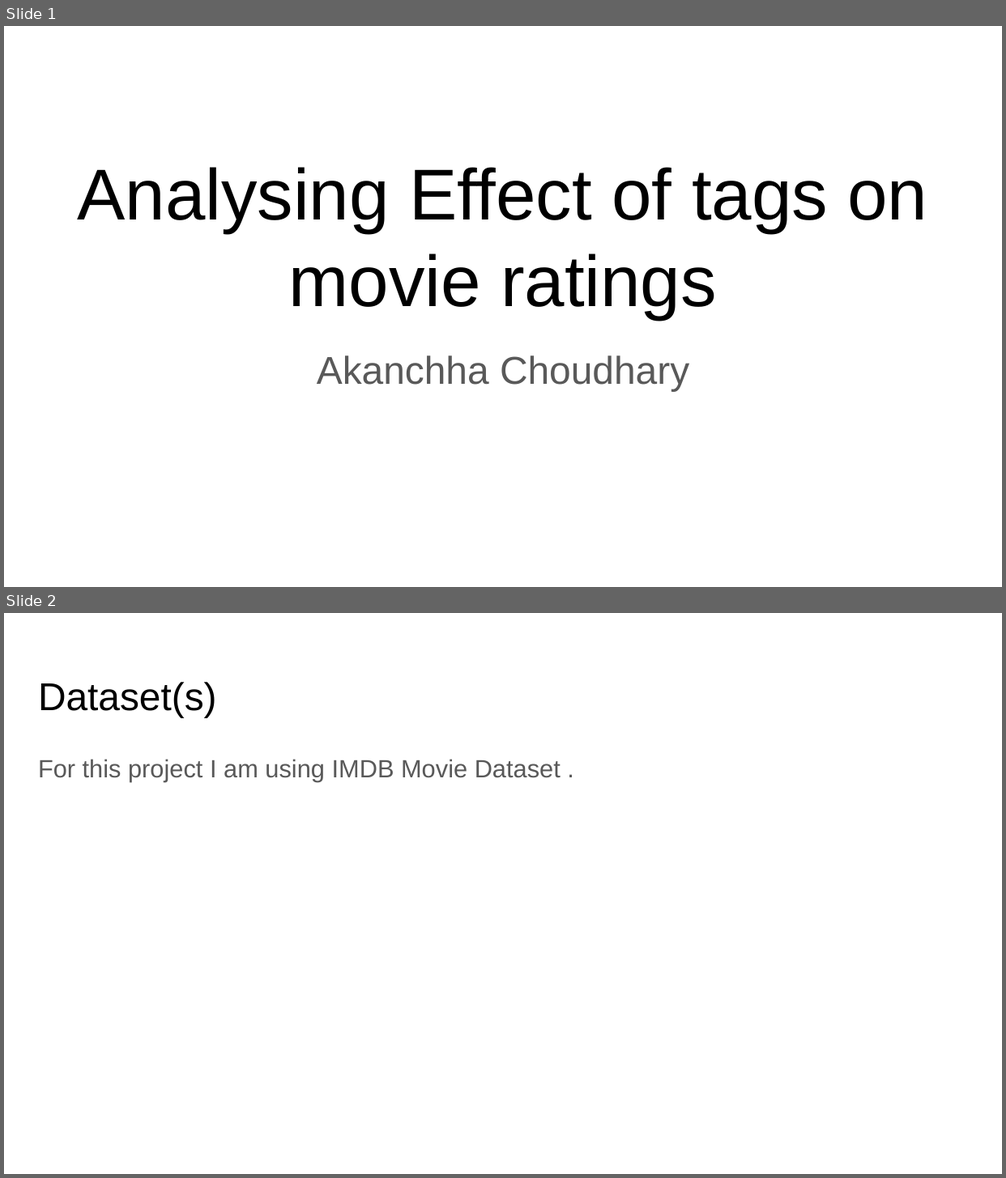
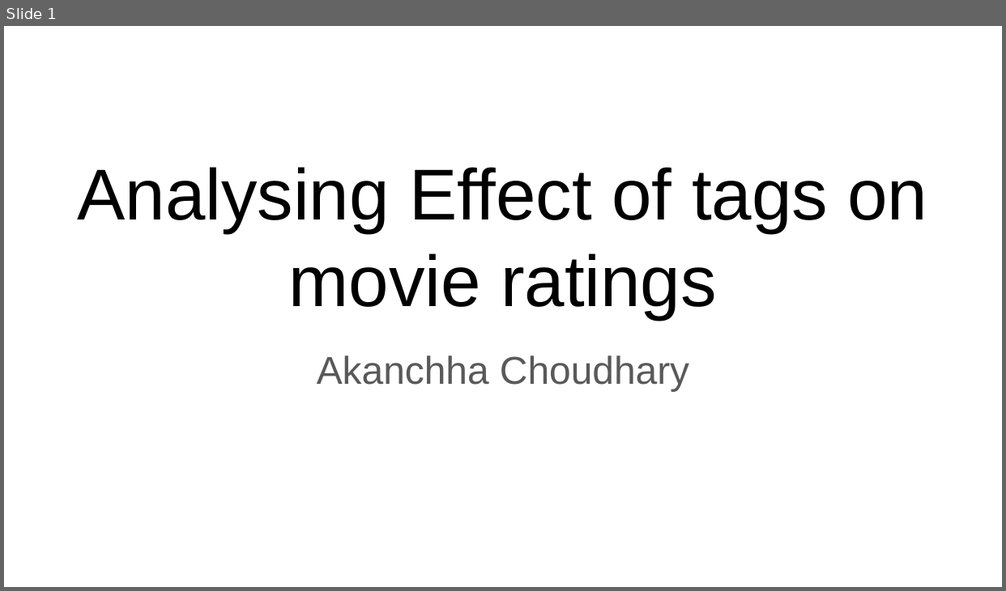
Before and after one commit to AkanchhaChoudhary/UCSanDiegoX-s-Data-Science-MicroMasters, a slide deck: Python_for_Data_Science/week-6/Copy of DSE 200X_ Mini Project Presentation Template.pptx. Shown one above the other, each under a label of ours: slides 1 and 2 before the commit, slide 1 after it. The pictures are 1006x1178 and 1006x591 pixels, drawn with LibreOffice and Linux fonts; fonts in the diff are those of the drawing. Boxes give left, top, right and bottom in pixels: in the first picture for what was removed or moved away, otherwise in the second. Text is boxed around its words. In the diff, an @@ line names an element or a change of style, - is before the commit and + after.

```diff
--- a/Python_for_Data_Science/week-6/Copy of DSE 200X_ Mini Project Presentation Template.pptx
+++ b/Python_for_Data_Science/week-6/Copy of DSE 200X_ Mini Project Presentation Template.pptx
@@ slide 2 removed at [4,613,1002,1174], background #FFFFFF @@
@@ title removed at [38,682,217,717] @@
-Dataset(s)
@@ text removed at [38,759,560,782] @@
-For this project I am using IMDB Movie Dataset .
```
Also in this commit, not shown: 1 slide changed, 11 slides added, 4 other slides removed, 4 other files.
